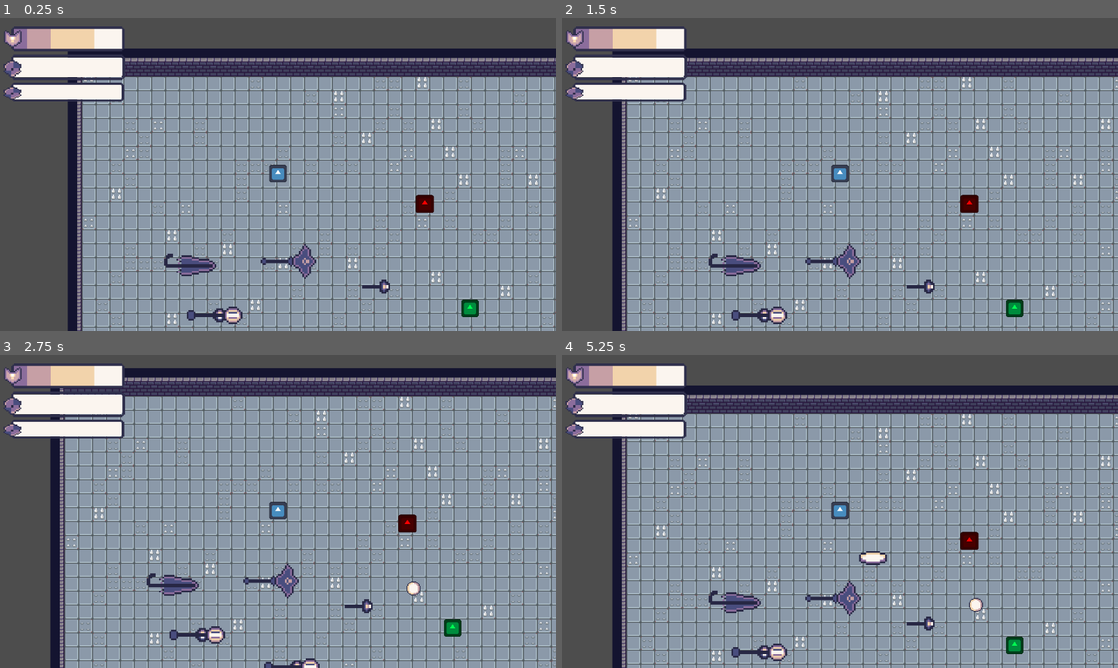
Above: before the commit, frames 1-4 (two rows, left to right).
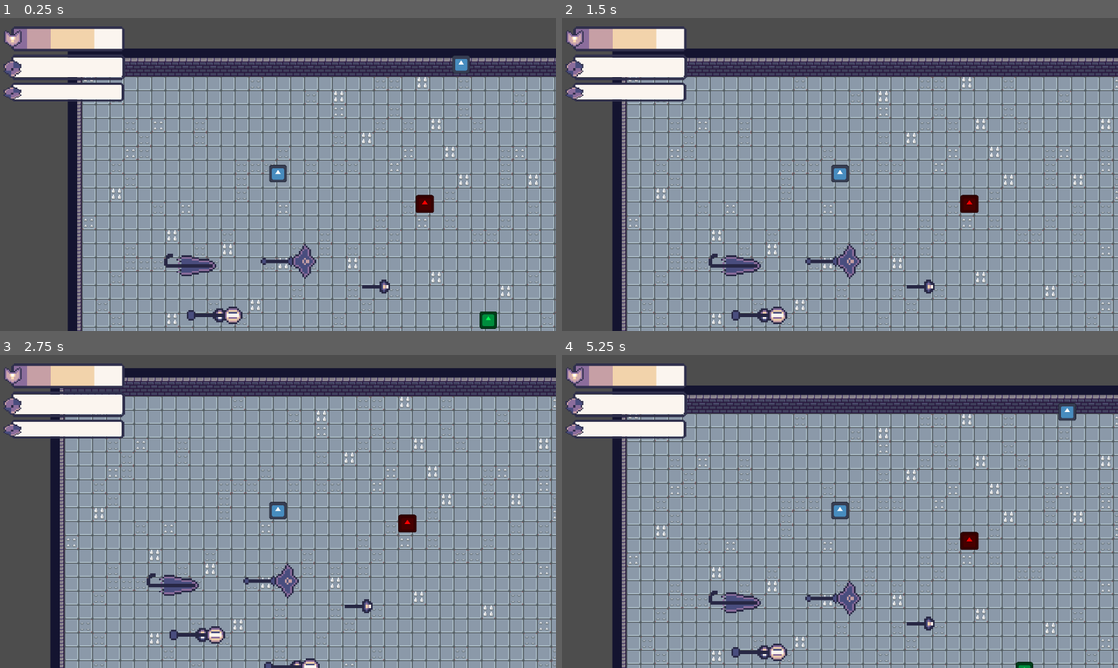
Above: after the commit, the same moments.

Repository: chabsseu/Stauffs-and-Magic
Game: Godot game, scene res://Scenes/Floors/test_world.tscn
Two runs of this game, one before a commit and one after it. Both use one fixed random seed, a clock stepped at 60 frames per second and the inputs below. The engine's default icon, where the game draws it, is replaced by a stand-in: a white triangle on a blue panel in a dark square.
Inputs (mouse positions are in pixels of both pictures, inside the frame that each line leads up to):
- Up to frame 1 (0.25 s): no input
- Up to frame 2 (1.5 s): move the mouse to (962, 158) at 0.52 s; tap A (A) at 0.6 s; tap D (D) at 0.8, 1.35 s; tap Enter at 1.25 s; move the mouse to (728, 190) at 1.27 s
- Up to frame 3 (2.75 s): tap S (S) at 1.55, 2.1 s; tap Space at 2 s; move the mouse to (333, 442) at 2.02 s; tap W (W) at 2.3 s
- Up to frame 4 (5.25 s): move the mouse to (812, 574) at 2.77 s; tap W (W) at 2.85 s; click (812, 574) at 3.05 s; move the mouse to (1006, 558) at 3.52 s; press the mouse at (1006, 558) at 3.53 s; tap A (A) at 3.8, 4.35 s; right-click (1006, 558) at 4.15 s; move the mouse to (673, 464) at 4.27 s; release the mouse at (673, 464) at 4.28 s; tap D (D) at 4.55, 5.1 s; move the mouse to (867, 511) at 5.02 s

The runs differ from the first frame. In frame 1, 0.5% of the frame differs, in the area x 81-90%, y 12-100%; in frame 2, 0.2%; in frame 3, 0.3%; in frame 4, 0.7%, in the area x 53-93%, y 15-100%.

Commit message:
added a patrol function into the enemies
also fixed the skill of the ice staff

Diff:
--- a/Scenes/Enemies/slime.tscn
+++ b/Scenes/Enemies/slime.tscn
@@ -8,7 +8,7 @@
 [sub_resource type="RectangleShape2D" id="RectangleShape2D_pm37t"]
 
 [sub_resource type="CircleShape2D" id="CircleShape2D_4lx4x"]
-radius = 402.00125
+radius = 190.09471
 
 [node name="slime" type="CharacterBody2D" groups=["Enemy"]]
 script = ExtResource("1_pm37t")
--- a/Scenes/Enemies/sloth.tscn
+++ b/Scenes/Enemies/sloth.tscn
@@ -7,7 +7,7 @@
 [sub_resource type="RectangleShape2D" id="RectangleShape2D_sm7oq"]
 
 [sub_resource type="CircleShape2D" id="CircleShape2D_sm7oq"]
-radius = 274.5906
+radius = 112.61439
 
 [sub_resource type="RectangleShape2D" id="RectangleShape2D_ophrn"]
 size = Vector2(23, 22)
--- a/Scenes/Enemies/spear_guy.tscn
+++ b/Scenes/Enemies/spear_guy.tscn
@@ -11,7 +11,7 @@
 radius = 23.086792
 
 [sub_resource type="CircleShape2D" id="CircleShape2D_1ky8i"]
-radius = 273.24713
+radius = 126.3962
 
 [node name="spear_guy" type="CharacterBody2D" groups=["Enemy"]]
 script = ExtResource("1_o0ygb")
@@ -35,6 +35,7 @@
 shape = SubResource("CircleShape2D_o0ygb")
 
 [node name="AttackCooldown" type="Timer" parent="."]
+wait_time = 2.0
 one_shot = true
 
 [node name="DetectionArea" type="Area2D" parent="."]
--- a/Scenes/Floors/medieval_dungeon.tscn
+++ b/Scenes/Floors/medieval_dungeon.tscn
@@ -243,6 +243,7 @@
 player_spawn = NodePath("../PlayerSpawn")
 
 [node name="sloth" parent="." instance=ExtResource("5_77e4o")]
+visible = false
 position = Vector2(340, 504)
 charge_range = 300.0
 
--- a/Scenes/Floors/test_world.tscn
+++ b/Scenes/Floors/test_world.tscn
@@ -9,6 +9,8 @@
 [ext_resource type="PackedScene" uid="uid://8n3kngoq2sld" path="res://Scenes/Weapon/mana_staff.tscn" id="7_6brkv"]
 [ext_resource type="PackedScene" uid="uid://cdqh2qddc6swr" path="res://Scenes/Weapon/umbrel_staff.tscn" id="8_krihg"]
 [ext_resource type="PackedScene" uid="uid://cb0kyqifl5o74" path="res://Scenes/Enemies/slime.tscn" id="9_k11si"]
+[ext_resource type="PackedScene" uid="uid://ixiakydo7vts" path="res://Scenes/Enemies/spear_guy.tscn" id="10_gbv6p"]
+[ext_resource type="PackedScene" uid="uid://hokg0gi8ti1u" path="res://Scenes/Enemies/sloth.tscn" id="11_858e3"]
 
 [sub_resource type="TileSetAtlasSource" id="TileSetAtlasSource_2yfla"]
 texture = ExtResource("1_3sc00")
@@ -194,3 +196,9 @@
 
 [node name="slime" parent="." instance=ExtResource("9_k11si")]
 position = Vector2(447, 283)
+
+[node name="spear_guy" parent="." instance=ExtResource("10_gbv6p")]
+position = Vector2(28, 330)
+
+[node name="sloth" parent="." instance=ExtResource("11_858e3")]
+position = Vector2(448, 25)
--- a/Scripts/Enemies/slime.gd
+++ b/Scripts/Enemies/slime.gd
@@ -2,16 +2,25 @@
 
 @onready var enemy_state = EnemyState
 @export var projectile_scene: PackedScene
-@export var safe_distance: float = 200.0   # how far it tries to stay away
-@export var shoot_interval: float = 3.0    # seconds between shots
-@export var damage_node : PackedScene
-@export var  max_health : int
-var current_health : int
+@export var safe_distance: float = 200.0
+@export var shoot_interval: float = 3.0
+@export var damage_node: PackedScene
+@export var max_health: int
+@export var patrol_radius: float = 200.0    # max distance for patrol from starting point
+@export var patrol_speed: float = 100.0
+@export var stop_duration: float = 1.5      # seconds to stop after reaching destination
 
+var current_health: int
 var player: CharacterBody2D
 var can_shoot: bool = false
+
+var patrol_target: Vector2
+var is_stopping: bool = false
+var stop_timer: float = 0.0
+
 @onready var shooting_area = $ShootingArea
 @onready var timer = $Timer
+var start_position: Vector2
 
 
 func _ready() -> void:
@@ -20,22 +29,43 @@
 	shooting_area.body_entered.connect(_on_shooting_area_body_entered)
 	shooting_area.body_exited.connect(_on_shooting_area_body_exited)
 	current_health = max_health
+	start_position = global_position
+	_pick_new_patrol_target()
 
 
 func _physics_process(delta: float) -> void:
-	if not player:
-		return
+	if player:
+		var distance = global_position.distance_to(player.global_position)
+		if distance < safe_distance:
+			# Move away from player if too close
+			var move_dir = (global_position - player.global_position).normalized()
+			velocity = move_dir * enemy_state.speed
+		else:
+			velocity = Vector2.ZERO
+	else:
+		if is_stopping:
+			stop_timer -= delta
+			velocity = Vector2.ZERO
+			if stop_timer <= 0:
+				is_stopping = false
+				_pick_new_patrol_target()
+		else:
+			var direction = (patrol_target - global_position).normalized()
+			velocity = direction * patrol_speed
 
-	var distance = global_position.distance_to(player.global_position)
-
-	# If player is too close, move away
-	if distance < safe_distance:
-		var move_dir = (global_position - player.global_position).normalized()
-		velocity = move_dir * enemy_state.speed
-	else:
-		velocity = Vector2.ZERO
+			# Check if reached patrol target
+			if global_position.distance_to(patrol_target) < 5.0:
+				is_stopping = true
+				stop_timer = stop_duration
 
 	move_and_slide()
+
+
+func _pick_new_patrol_target() -> void:
+	# Pick a random point within patrol_radius from start_position
+	var angle = randf() * TAU
+	var distance = randf() * patrol_radius
+	patrol_target = start_position + Vector2(cos(angle), sin(angle)) * distance
 
 
 func _on_timer_timeout() -> void:
@@ -45,8 +75,6 @@
 	var bullet = projectile_scene.instantiate()
 	bullet.global_position = global_position
 	get_tree().current_scene.add_child(bullet)
-
-	# Launch toward player in an arc
 	bullet.launch(global_position, player.global_position)
 
 
@@ -59,8 +87,10 @@
 
 func _on_shooting_area_body_exited(body: Node2D) -> void:
 	if body.is_in_group("Player"):
+		player = null
 		can_shoot = false
 		timer.stop()
+
 
 func take_damage(amount: int):
 	var damage = damage_node.instantiate()
@@ -72,5 +102,6 @@
 	if current_health <= 0:
 		die()
 
+
 func die():
 	queue_free()
--- a/Scripts/Enemies/sloth.gd
+++ b/Scripts/Enemies/sloth.gd
@@ -19,6 +19,11 @@
 @export var effect_duration: float = 0.5
 @export var effect_value: float = 0.0
 
+# Patrol variables
+@export var patrol_radius: float = 200.0
+@export var patrol_speed: float = 100.0
+@export var stop_duration: float = 1.5
+
 enum State { IDLE, WINDUP, CHARGING, RETREATING, COOLDOWN }
 
 var current_health = max_health
@@ -27,11 +32,19 @@
 var charge_direction: Vector2 = Vector2.ZERO  # Lock direction when charging
 var charge_start_pos: Vector2 = Vector2.ZERO  # Track where charge started
 
+# Patrol helpers
+var patrol_target: Vector2
+var is_stopping: bool = false
+var stop_timer: float = 0.0
+var start_position: Vector2
+
 @onready var charge_timer = $ChargeTimer
 
 func _ready():
 	current_health = max_health
+	start_position = global_position
 	set_process(true)
+	_pick_new_patrol_target()
 
 func _draw():
 	if not show_trajectory:
@@ -41,38 +54,47 @@
 	if state == State.WINDUP and charge_direction != Vector2.ZERO:
 		var charge_distance = charge_speed * charge_duration
 		var end_point = charge_direction * charge_distance
-
-		# Draw single thick line
 		draw_line(Vector2.ZERO, end_point, trajectory_color, 5.0)
 
 func _physics_process(delta: float) -> void:
-	if player == null:
-		return
+	var distance_to_player: float = 9999  # declare it first
 
-	var distance_to_player = global_position.distance_to(player.global_position)
+	if player != null:
+		distance_to_player = global_position.distance_to(player.global_position)
 
 	# Request redraw each frame to update trajectory
 	queue_redraw()
 
 	match state:
 		State.IDLE:
-			move_toward_player()
-			if distance_to_player <= charge_range:
+			if player != null and distance_to_player <= charge_range:
 				start_charge()
+			else:
+				# Patrol logic
+				if is_stopping:
+					stop_timer -= delta
+					velocity = Vector2.ZERO
+					if stop_timer <= 0:
+						is_stopping = false
+						_pick_new_patrol_target()
+				else:
+					var direction = (patrol_target - global_position).normalized()
+					velocity = direction * patrol_speed
+					if global_position.distance_to(patrol_target) < 5.0:
+						is_stopping = true
+						stop_timer = stop_duration
+				move_and_slide()
 
 		State.WINDUP:
-			# Stay still during windup, show trajectory
 			velocity = Vector2.ZERO
 			move_and_slide()
 
 		State.CHARGING:
 			charge_at_player()
-			# Stop charging if hit player, hit anything, traveled too far, or timer expires
 			if distance_to_player <= min_attack_distance:
 				end_charge()
 			elif global_position.distance_to(charge_start_pos) >= charge_speed * charge_duration:
 				end_charge()
-			# Check if collided with anything during charge
 			elif get_slide_collision_count() > 0:
 				end_charge()
 
@@ -80,7 +102,7 @@
 			retreat_from_player()
 			if distance_to_player >= retreat_distance:
 				state = State.COOLDOWN
-				charge_timer.start(0.5)  # Brief cooldown before next attack
+				charge_timer.start(0.5)
 
 		State.COOLDOWN:
 			velocity = Vector2.ZERO
@@ -92,32 +114,29 @@
 	move_and_slide()
 
 func charge_at_player():
-	# Use locked direction instead of tracking player
 	velocity = charge_direction * charge_speed
 	move_and_slide()
 
 func retreat_from_player():
 	var dir := (global_position - player.global_position).normalized()
-	velocity = dir * enemy_state.speed * 1.2  # Slightly faster retreat
+	velocity = dir * enemy_state.speed * 1.2
 	move_and_slide()
 
 func start_charge():
-	# Lock the charge direction at the moment of charging
 	charge_direction = (player.global_position - global_position).normalized()
-	charge_start_pos = global_position  # Remember where we started
-	state = State.WINDUP  # Start with windup state
+	charge_start_pos = global_position
+	state = State.WINDUP
 	charge_timer.start(windup_time)
-	queue_redraw()  # Show trajectory visualization
+	queue_redraw()
 
 func end_charge():
 	state = State.RETREATING
-	queue_redraw()  # Clear trajectory
+	queue_redraw()
 
 func _on_charge_timer_timeout() -> void:
 	if state == State.WINDUP:
-		# Windup finished, start actual charge
 		state = State.CHARGING
-		queue_redraw()  # Hide trajectory
+		queue_redraw()
 	elif state == State.COOLDOWN:
 		state = State.IDLE
 
@@ -143,14 +162,17 @@
 func die() -> void:
 	queue_free()
 
-
 func _on_damage_area_body_entered(body: Node2D) -> void:
 	if body.is_in_group("Player"):
 		body.take_armor_damage(damage)
 		take_damage(1)
 
 	if has_status_effect:
-			print("Applying effect:", effect_type, "for", effect_duration, "seconds")
-			# Access PlayerState directly if it's a global autoload
-			PlayerState.status_effects.add_effect(effect_type, effect_duration, effect_value)
-			print("Effect applied to PlayerState global!")
+		PlayerState.status_effects.add_effect(effect_type, effect_duration, effect_value)
+
+# ----------------------
+# Patrol helper
+func _pick_new_patrol_target() -> void:
+	var angle = randf() * TAU
+	var distance = randf() * patrol_radius
+	patrol_target = start_position + Vector2(cos(angle), sin(angle)) * distance
--- a/Scripts/Enemies/spear_guy.gd
+++ b/Scripts/Enemies/spear_guy.gd
@@ -3,11 +3,27 @@
 @onready var enemy_state = EnemyState
 @export var damage_node: PackedScene
 @export var max_health: int
+@export var patrol_radius: float = 200.0    # max distance to patrol from start
+@export var patrol_speed: float = 100.0
+@export var stop_duration: float = 1.5      # seconds to stop after reaching patrol target
+@export var backoff_distance: float = 100.0 # distance to move back after attacking
+@export var backoff_speed: float = 100.0    # speed during backoff
+
 var current_health: int
 var player_in_range: bool = false
 var attacking: bool = false
 var chase: bool = false
 var player: Node2D = null
+
+# Patrol variables
+var patrol_target: Vector2
+var is_stopping: bool = false
+var stop_timer: float = 0.0
+var start_position: Vector2
+
+# Backoff variables
+var is_backing_off: bool = false
+var backoff_target: Vector2
 
 @onready var spear = $Spear
 @onready var animation_player: AnimationPlayer = spear.get_node_or_null("AnimationPlayer")
@@ -15,8 +31,10 @@
 @onready var attack_cooldown: Timer = $AttackCooldown
 @onready var detection_area: Area2D = $DetectionArea  # Add this node in the scene
 
+
 func _ready() -> void:
 	current_health = max_health
+	start_position = global_position
 
 	if animation_player == null:
 		push_error("⚠️ AnimationPlayer not found inside Spear scene!")
@@ -27,24 +45,52 @@
 	detection_area.body_entered.connect(_on_detection_area_body_entered)
 	detection_area.body_exited.connect(_on_detection_area_body_exited)
 
+	_pick_new_patrol_target()
+
+
 func _physics_process(delta: float) -> void:
 	# Stop movement while attacking
 	if attacking:
 		velocity = Vector2.ZERO
-	elif chase and player != null:
-		var direction = (player.global_position - global_position).normalized()
-		velocity = direction * enemy_state.speed
+	elif is_backing_off:
+		var direction = (backoff_target - global_position).normalized()
+		velocity = direction * backoff_speed
+
+		# Check if reached backoff target
+		if global_position.distance_to(backoff_target) < 5.0:
+			is_backing_off = false
+			velocity = Vector2.ZERO
 	else:
-		velocity = Vector2.ZERO
+		if chase and player != null:
+			# Chase player
+			var direction = (player.global_position - global_position).normalized()
+			velocity = direction * enemy_state.speed
+		else:
+			# Patrol when not chasing or attacking
+			if is_stopping:
+				stop_timer -= delta
+				velocity = Vector2.ZERO
+				if stop_timer <= 0:
+					is_stopping = false
+					_pick_new_patrol_target()
+			else:
+				var direction = (patrol_target - global_position).normalized()
+				velocity = direction * patrol_speed
+
+				# Check if reached patrol target
+				if global_position.distance_to(patrol_target) < 5.0:
+					is_stopping = true
+					stop_timer = stop_duration
 
 	move_and_slide()
 
-	# Attack if player is in range and not on cooldown
-	if player_in_range and not attacking and attack_cooldown.time_left == 0:
+	# Attack if player is in range and not on cooldown or backing off
+	if player_in_range and not attacking and not is_backing_off and attack_cooldown.time_left == 0:
 		attack()
 
+
 func attack() -> void:
-	if animation_player == null:
+	if animation_player == null or player == null:
 		return
 
 	attacking = true
@@ -54,7 +100,18 @@
 	await animation_player.animation_finished
 
 	attacking = false
+	# Start backoff after attack
+	_start_backoff()
 	attack_cooldown.start(2.0)  # cooldown after attack
+
+
+func _start_backoff() -> void:
+	if player == null:
+		return
+	is_backing_off = true
+	var move_dir = (global_position - player.global_position).normalized()
+	backoff_target = global_position + move_dir * backoff_distance
+
 
 func take_damage(amount: int) -> void:
 	if damage_node != null:
@@ -71,24 +128,37 @@
 	if current_health <= 0:
 		die()
 
+
 func die() -> void:
 	queue_free()
+
 
 func _on_attack_area_body_entered(body: Node) -> void:
 	if body.is_in_group("Player"):
 		player_in_range = true
 		player = body
 
+
 func _on_attack_area_body_exited(body: Node) -> void:
 	if body.is_in_group("Player"):
 		player_in_range = false
+
 
 func _on_detection_area_body_entered(body: Node) -> void:
 	if body.is_in_group("Player"):
 		player = body
 		chase = true
 
+
 func _on_detection_area_body_exited(body: Node) -> void:
 	if body.is_in_group("Player"):
 		player = null
 		chase = false
+
+
+# ----------------------
+# Patrol helper
+func _pick_new_patrol_target() -> void:
+	var angle = randf() * TAU
+	var distance = randf() * patrol_radius
+	patrol_target = start_position + Vector2(cos(angle), sin(angle)) * distance
--- a/Scripts/Weapon/iceball_skill.gd
+++ b/Scripts/Weapon/iceball_skill.gd
@@ -21,10 +21,7 @@
 			position += direction * speed * delta
 			sprite.play("skill")
 
-	# Flip horizontally based on movement
-	sprite.flip_h = direction.x < 0
-	# Flip vertically based on vertical movement
-	sprite.flip_v = direction.y < 0
+	rotation = direction.angle()
 
 func _on_body_entered(body: Node2D) -> void:
 	if body.is_in_group("Enemy"):
Not shown: 1 places in Scenes/Floors/test_world.tscn that only renumber resources
